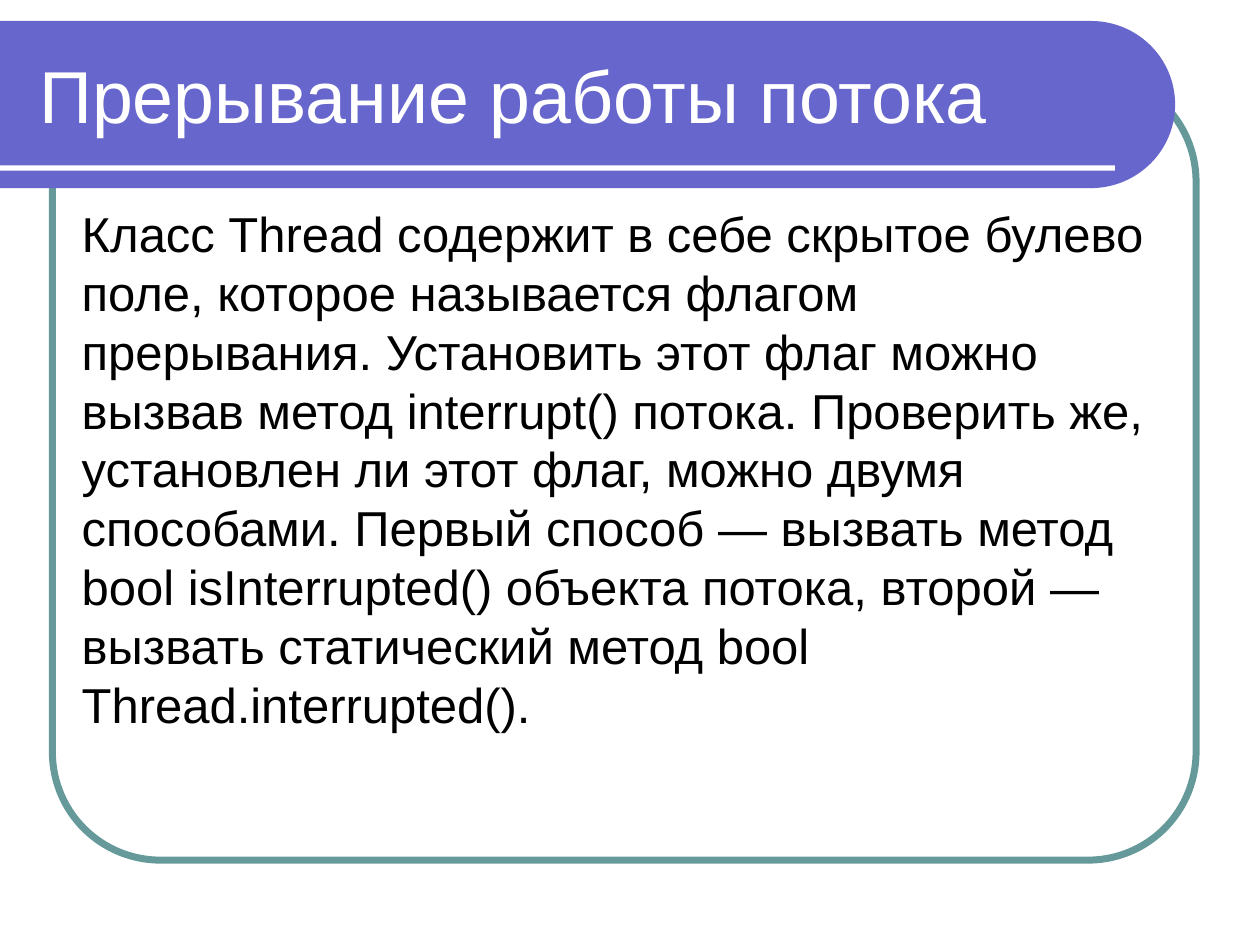
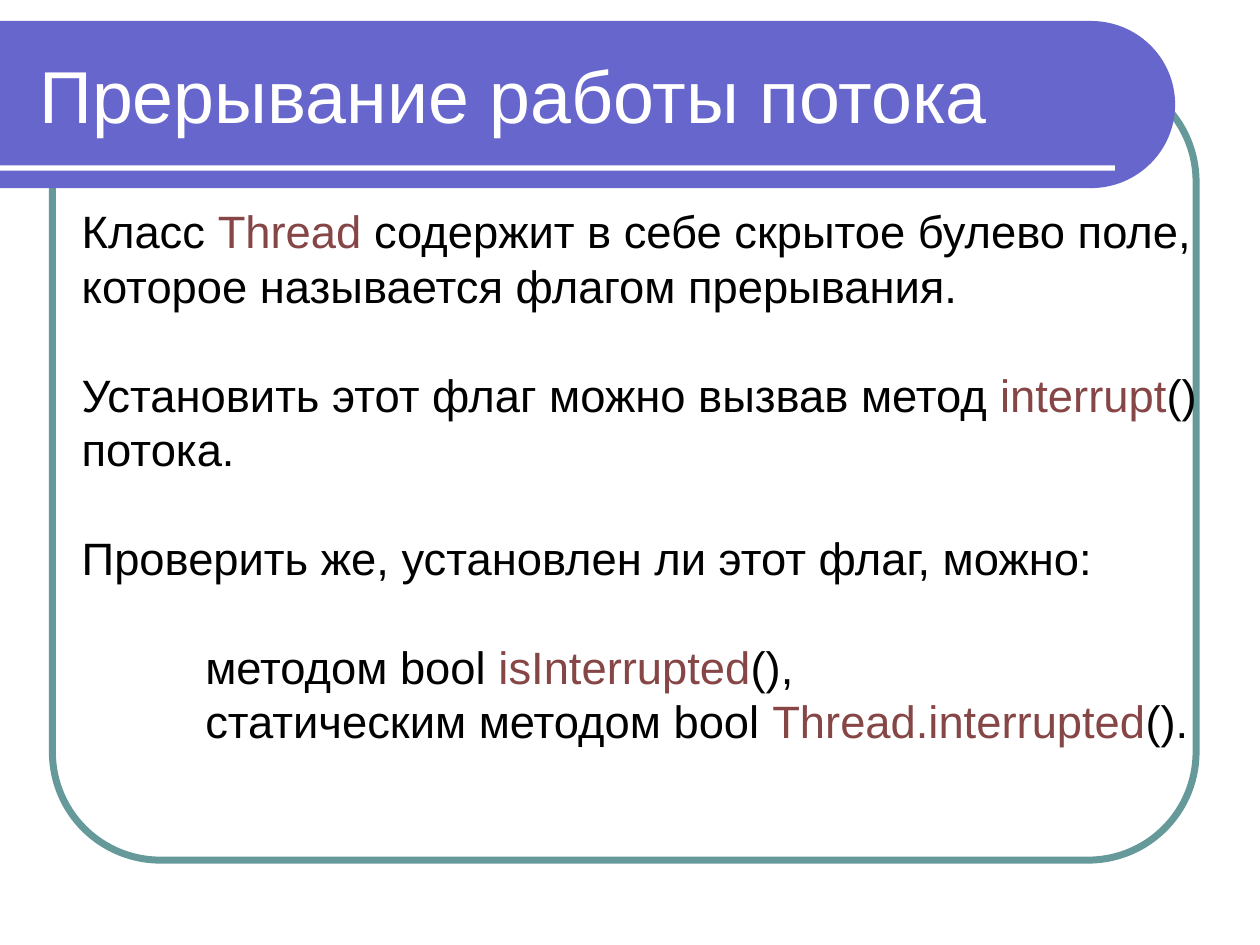
Before and after one commit to maxchv/JavaLessons, a slide deck: slide 32 of Lesson14/Modul 11 Vychislitelnye potoki.ppt (slide 38 before the commit). Drawn at 1260x945 pixels with LibreOffice and Linux fonts; fonts in the diff are those of the drawing. Boxes give left, top, right and bottom in pixels: in the first picture for what was removed or moved away, otherwise in the second. Text is boxed around its words. In the diff, an @@ line names an element or a change of style, - is before the commit and + after.

```diff
--- a/Lesson14/Modul 11 Vychislitelnye potoki.ppt
+++ b/Lesson14/Modul 11 Vychislitelnye potoki.ppt
@@ text at (x1=82, y1=214, x2=1197, y2=748): text changed; size 28 to 25.9 pt @@
-Класс Thread содержит в себе скрытое булево поле, которое называется флагом прерывания. Установить этот флаг можно вызвав метод interrupt() потока. Проверить же, установлен ли этот флаг, можно двумя способами. Первый способ — вызвать метод bool isInterrupted() объекта потока, второй — вызвать статический метод bool Thread.interrupted().
+Класс Thread содержит в себе скрытое булево поле, которое называется флагом прерывания.
+Установить этот флаг можно вызвав метод interrupt() потока.
+Проверить же, установлен ли этот флаг, можно:
+методом bool isInterrupted(),
+статическим методом bool Thread.interrupted().
```
Also in this commit, not shown: 19 other slides changed, 8 slides added, 14 other files.
